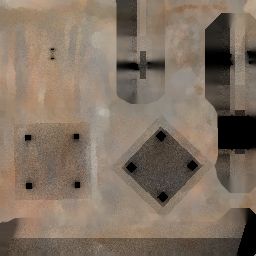
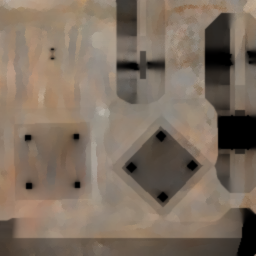
Comparing the layer stacks of the two 256px x 256px images. Changes:
"Layer Group": blend multiply → normal over (x1=0, y1=0, x2=256, y2=256)
painted on "stklib_oldLantern_ao_a.png" over (x1=0, y1=0, x2=256, y2=256)
